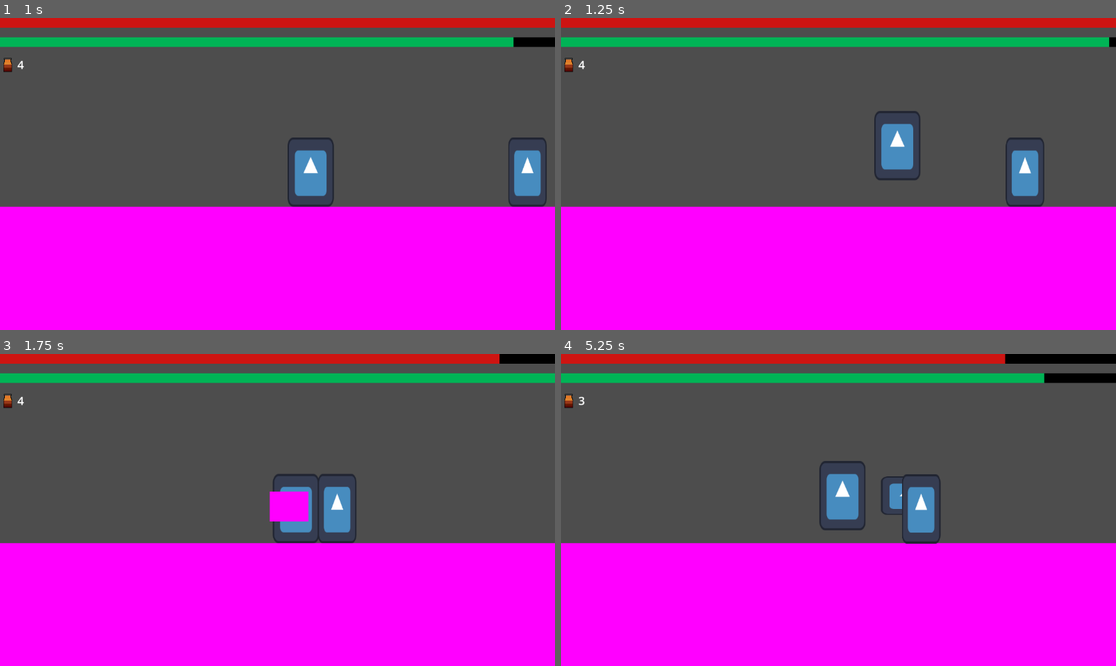
Above: before the commit, frames 1-4 (two rows, left to right).
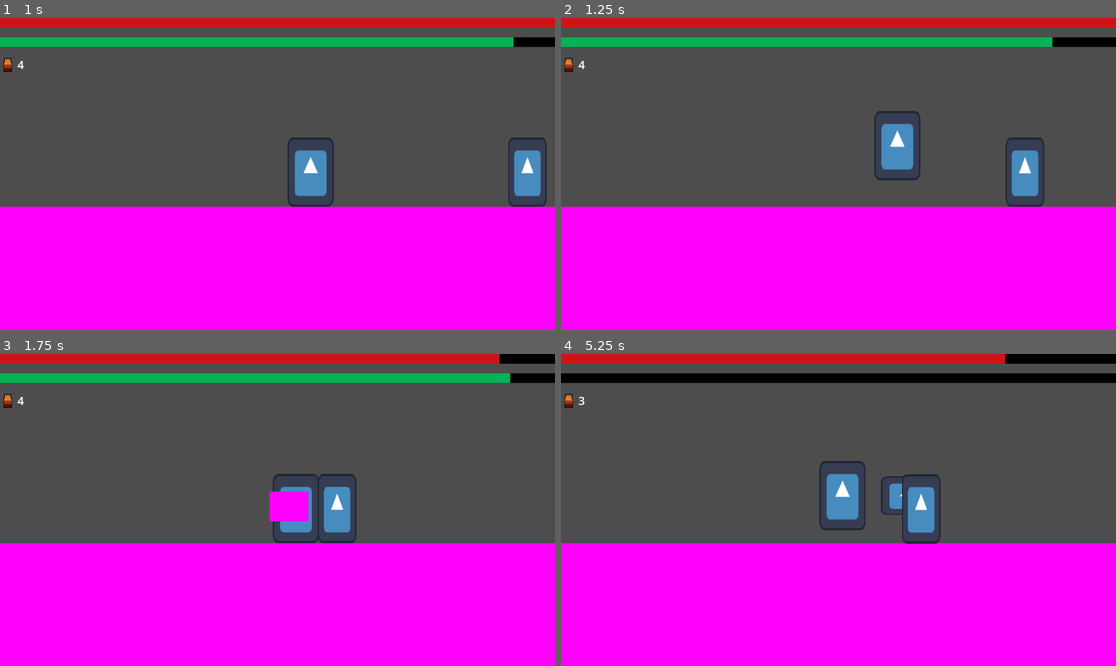
Above: after the commit, the same moments.

Repository: CodeScratcher/soulslike
Game: Godot game, scene res://Levels/test_scene.tscn
Two runs of this game, one before a commit and one after it. Both use one fixed random seed, a clock stepped at 60 frames per second and the inputs below. The engine's default icon, where the game draws it, is replaced by a stand-in: a white triangle on a blue panel in a dark square.
Inputs (mouse positions are in pixels of both pictures, inside the frame that each line leads up to):
- Up to frame 1 (1 s): move the mouse to (399, 158) at 0.52 s; hold D (right) from 0.53 s (still down); click (399, 158) at 0.6 s; tap W (jump) at 0.77 s; tap Space (roll) at 0.8 s
- Up to frame 2 (1.25 s): keep holding D (right); tap W (jump) at 1.07 s
- Up to frame 3 (1.75 s): keep holding D (right); move the mouse to (166, 525) at 1.27 s; tap Space (roll) at 1.35 s; tap W (jump) at 1.52, 1.55 s
- Up to frame 4 (5.25 s): tap W (jump) at 1.82, 3.02, 3.32, 4.52, 4.82 s; move the mouse to (894, 441) at 2.02 s; release D (right) at 2.03 s; hold A (left) 2.03-2.78 s; hold W (jump) 2.03-2.78 s; click (894, 441) at 2.3 s; move the mouse to (810, 572) at 2.77 s; hold D (right) 2.78-4.28 s; tap E (heal) at 2.85 s; tap Space (roll) at 3.05, 4.35 s; move the mouse to (1005, 556) at 3.52 s; hold W (jump) 3.53-4.28 s; click (1005, 556) at 3.6 s; move the mouse to (672, 463) at 4.27 s; hold A (left) 4.28-5.03 s; click (672, 463) at 4.55 s; move the mouse to (866, 510) at 5.02 s; hold D (right) from 5.03 s (still down); click (866, 510) at 5.1 s

Frame 1 is identical in both runs. In frame 2, 0.3% of the frame differs, in the area x 88-99%, y 6-10%; in frame 3, 0.3%; in frame 4, 2.9%, in the area x 0-88%, y 6-10%.

Commit message:
Refactor Player.gd and add stamina to jumping

Diff:
--- a/Scripts/Player.gd
+++ b/Scripts/Player.gd
@@ -25,11 +25,7 @@
 var hit_iframes = 0
 var flasks = 4
 
-func _physics_process(delta):
-	var in_roll = $AnimationPlayer.current_animation == "roll" or $AnimationPlayer.current_animation == "roll_left"
-	var in_attack = $AnimationPlayer.current_animation == "attack"
-	var neutral = (not in_roll) and (not in_attack)
-	# Add the gravity.
+func handle_gravity(delta):
 	if not is_on_floor():
 		velocity.y += gravity * delta
 		# Add to the jump timer if not on ground
@@ -37,30 +33,56 @@
 
 		if not Input.is_action_pressed("jump") and started_jump:
 			finished_jump = true
+
 	else:
 		jump_timer = 0.0
 		started_jump = false
 		finished_jump = false
 
-	# Handle jump.
-	if Input.is_action_pressed("jump") and jump_timer < JUMP_VARIETY and not finished_jump and neutral:
+func handle_jump(delta):
+	if Input.is_action_pressed("jump") and jump_timer < JUMP_VARIETY and not finished_jump and stamina > 1.5:
 		velocity.y = JUMP_VELOCITY
+		stamina -= 1.5
 
 		# Coyote time
 		if not started_jump:
 			started_jump = true
 			jump_timer = 0.0
 
-	# Get the input direction and handle the movement/deceleration.
+func handle_movement(delta):
 	var direction = Input.get_axis("left", "right")
+	if direction:
+		velocity.x += direction * ACCEL
+	else:
+		velocity.x = move_toward(velocity.x, 0, DECEL)
+
+	velocity.x = clamp(velocity.x, -MAX_SPEED, MAX_SPEED)
+
+func handle_roll(delta):
+	if Input.is_action_just_pressed("roll") and velocity.x != 0 and is_on_floor() and stamina >= 25:
+		if velocity.x > 0:
+			$AnimationPlayer.play("roll")
+		else:
+			$AnimationPlayer.play("roll_left")
+		stamina -= 25
+
+func handle_attack(delta):
+	if Input.is_action_just_pressed("light") and stamina >= 10:
+		$AnimationPlayer.play("attack")
+		stamina -= 10
+
+func _physics_process(delta):
+	var in_roll = $AnimationPlayer.current_animation == "roll" or $AnimationPlayer.current_animation == "roll_left"
+	var in_attack = $AnimationPlayer.current_animation == "attack"
+	var neutral = (not in_roll) and (not in_attack)
+
+	handle_gravity(delta)
 
 	if neutral:
-		if direction:
-			velocity.x += direction * ACCEL
-		else:
-			velocity.x = move_toward(velocity.x, 0, DECEL)
-
-		velocity.x = clamp(velocity.x, -MAX_SPEED, MAX_SPEED)
+		handle_movement(delta)
+		handle_jump(delta)
+		handle_roll(delta)
+		handle_attack(delta)
 	elif in_roll:
 		velocity.x = ROLL_SPEED * sign(velocity.x)
 	elif in_attack:
@@ -68,18 +90,7 @@
 
 	move_and_slide()
 
-	if Input.is_action_just_pressed("roll") and velocity.x != 0 and is_on_floor() and neutral and stamina >= 25:
-		if velocity.x > 0:
-			$AnimationPlayer.play("roll")
-		else:
-			$AnimationPlayer.play("roll_left")
-		stamina -= 25
-
-	if Input.is_action_just_pressed("light") and neutral and stamina >= 10:
-		$AnimationPlayer.play("attack")
-		stamina -= 10
-
-	if neutral:
+	if neutral and not started_jump:
 		stamina += STAMINA_REGEN * delta
 
 	stamina = clamp(stamina, 0, 100)
